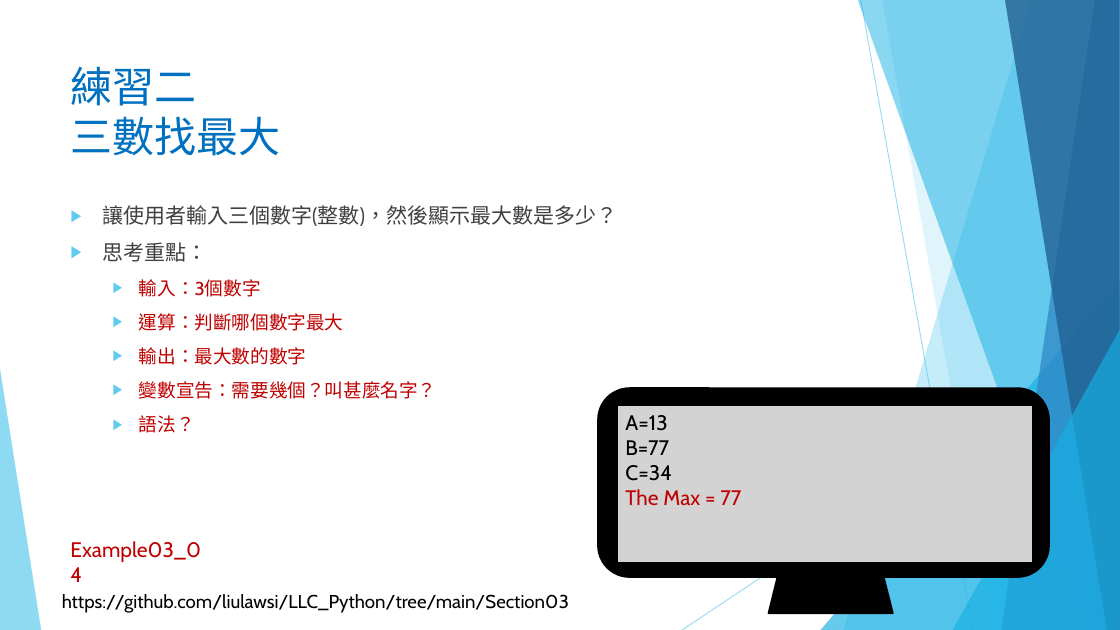
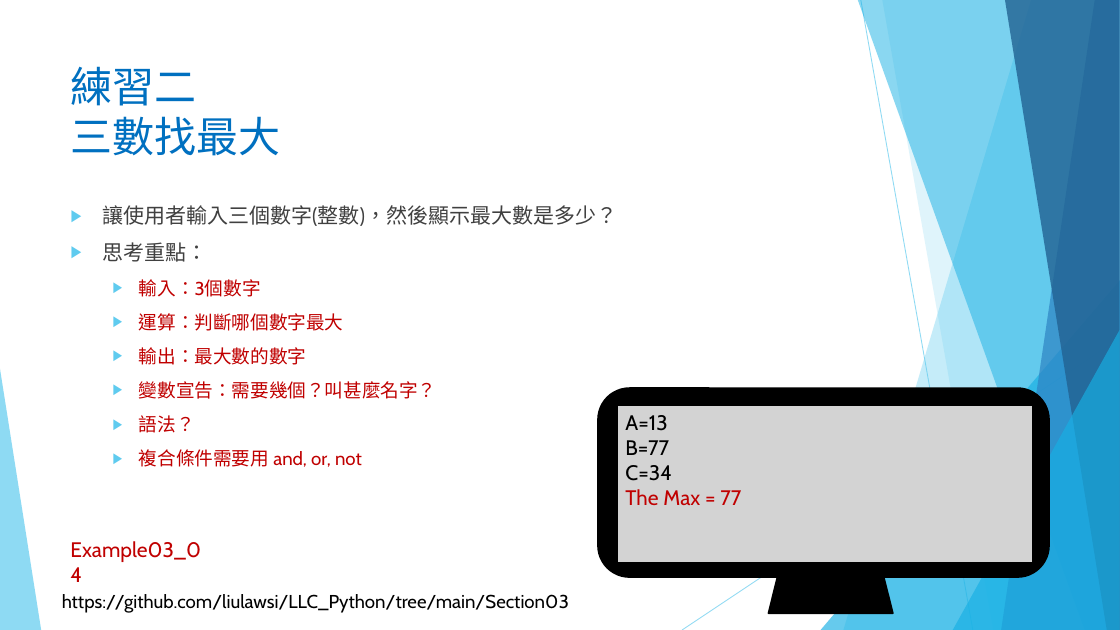
Before and after one commit to liulawsi/My_PPTs, a slide deck: slide 11 of LCC/Python/03_流程控制(分支).pptx. Drawn at 1120x630 pixels with LibreOffice and Linux fonts; fonts in the diff are those of the drawing; background and template pictures are left out. Boxes give left, top, right and bottom in pixels: in the first picture for what was removed or moved away, otherwise in the second. Text is boxed around its words. In the diff, an @@ line names an element or a change of style, - is before the commit and + after.

```diff
--- a/LCC/Python/03_流程控制(分支).pptx
+++ b/LCC/Python/03_流程控制(分支).pptx
@@ text at [139, 449, 362, 467]: paragraph added @@
+  ▶ 複合條件需要用 and, or, not
```
Also in this commit, not shown: 1 other slide changed, 3 other files.
